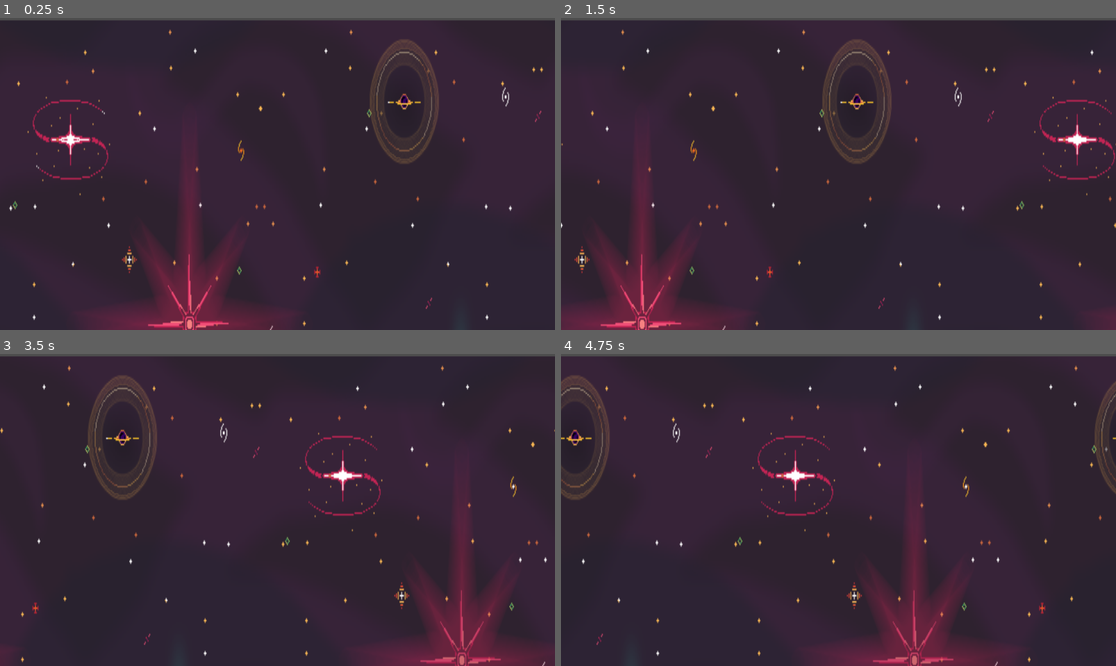
Above: before the commit, frames 1-4 (two rows, left to right).
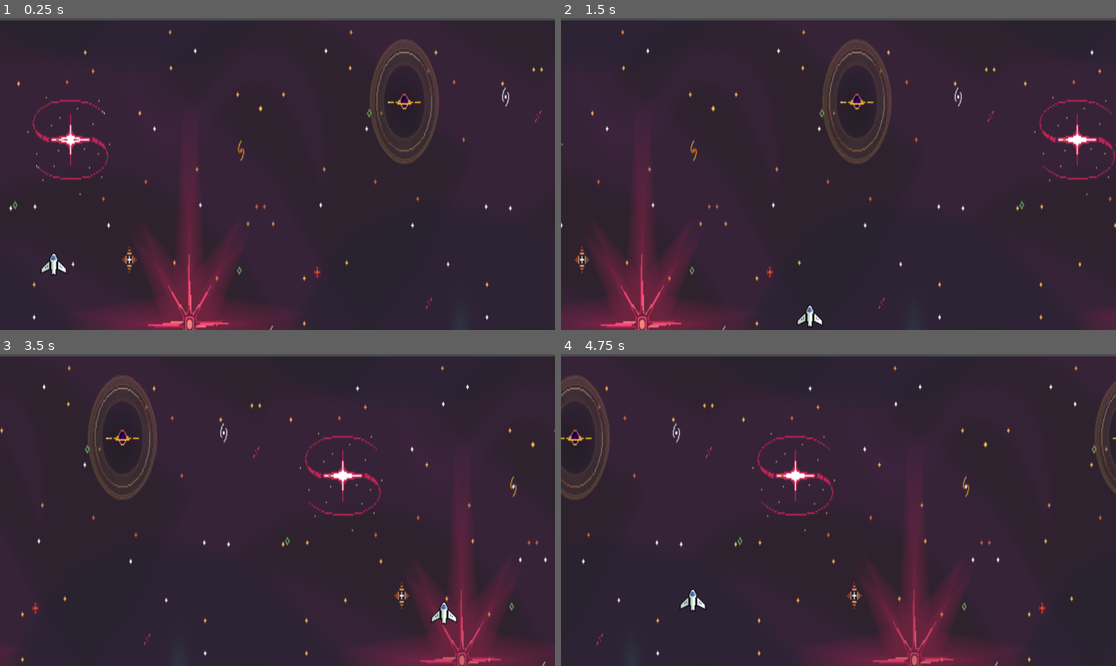
Above: after the commit, the same moments.

Repository: amantenoah/03-Shoot-EEm-Up
Game: Godot game, scene res://game_scene.tscn
Same seed, same stepped clock (60 frames per second), same inputs: the game is played once before the commit and once after it.
Inputs:
- Up to frame 1 (0.25 s): no input
- Up to frame 2 (1.5 s): hold D (right, bound only after the commit) 0.53-1.28 s; hold S (down, bound only after the commit) from 1.28 s (still down)
- Up to frame 3 (3.5 s): release S (down, bound only after the commit) at 2.03 s; hold D (right, bound only after the commit) 2.03-2.78 s; hold W (up, bound only after the commit) from 2.78 s (still down)
- Up to frame 4 (4.75 s): release W (up, bound only after the commit) at 3.53 s; hold A (left, bound only after the commit) from 3.53 s (still down)

The runs differ from the first frame. In frame 1, 0.1% of the frame differs, in the area x 7-13%, y 75-83%; in frame 2, 0.1%; in frame 3, 0.2%, in the area x 77-83%, y 79-87%; in frame 4, 0.2%.

Commit message:
add: player'

Diff:
--- a/shoot-em-up/game_scene.tscn
+++ b/shoot-em-up/game_scene.tscn
@@ -4,6 +4,10 @@
 [ext_resource type="Texture2D" uid="uid://btq1m4od34xcc" path="res://Assets/backgrounds/Foozle_2DS0015_Void_EnvironmentPack/Backgrounds/PNGs/Condesed/Starry background  - Layer 01 - Void.png" id="2_po0ka"]
 [ext_resource type="Texture2D" uid="uid://bxg758er88o6f" path="res://Assets/backgrounds/Foozle_2DS0015_Void_EnvironmentPack/Backgrounds/PNGs/Condesed/Starry background  - Layer 02 - Stars.png" id="3_mixcd"]
 [ext_resource type="Texture2D" uid="uid://d2oiuisdlb85b" path="res://Assets/backgrounds/Foozle_2DS0015_Void_EnvironmentPack/Backgrounds/PNGs/Condesed/Starry background  - Layer 03 - Stars.png" id="4_mj2jn"]
+[ext_resource type="Script" uid="uid://bdgnddmxbvgev" path="res://player.gd" id="5_kdryc"]
+[ext_resource type="Texture2D" uid="uid://caaa6elfh0eqe" path="res://Assets/Sprites/Main Ship - Base - Full health.png" id="5_mj2jn"]
+
+[sub_resource type="CapsuleShape2D" id="CapsuleShape2D_kdryc"]
 
 [node name="Game_Scene" type="Node2D" unique_id=422600435]
 
@@ -28,3 +32,13 @@
 [node name="Camera2D" type="Camera2D" parent="." unique_id=1321360086]
 position = Vector2(317, 180)
 zoom = Vector2(1.8, 1.8)
+
+[node name="Player" type="CharacterBody2D" parent="." unique_id=1125953295]
+position = Vector2(59, 284)
+script = ExtResource("5_kdryc")
+
+[node name="Sprite2D" type="Sprite2D" parent="Player" unique_id=1759398045]
+texture = ExtResource("5_mj2jn")
+
+[node name="CollisionShape2D" type="CollisionShape2D" parent="Player" unique_id=1308489159]
+shape = SubResource("CapsuleShape2D_kdryc")
--- /dev/null
+++ b/shoot-em-up/player.gd
@@ -0,0 +1,14 @@
+extends CharacterBody2D
+
+var move_input: Vector2
+const SPEED = 300.0
+
+
+func _physics_process(delta: float) -> void:
+	move_input = Input.get_vector("left","right","up",'down')
+	velocity = move_input * SPEED
+	# Get the input direction and handle the movement/deceleration.
+	# As good practice, you should replace UI actions with custom gameplay actions.
+
+
+	move_and_slide()
--- a/shoot-em-up/project.godot
+++ b/shoot-em-up/project.godot
@@ -15,6 +15,29 @@
 config/features=PackedStringArray("4.6", "Forward Plus")
 config/icon="res://icon.svg"
 
+[input]
+
+down={
+"deadzone": 0.2,
+"events": [Object(InputEventKey,"resource_local_to_scene":false,"resource_name":"","device":-1,"window_id":0,"alt_pressed":false,"shift_pressed":false,"ctrl_pressed":false,"meta_pressed":false,"pressed":false,"keycode":0,"physical_keycode":83,"key_label":0,"unicode":115,"location":0,"echo":false,"script":null)
+]
+}
+left={
+"deadzone": 0.2,
+"events": [Object(InputEventKey,"resource_local_to_scene":false,"resource_name":"","device":-1,"window_id":0,"alt_pressed":false,"shift_pressed":false,"ctrl_pressed":false,"meta_pressed":false,"pressed":false,"keycode":0,"physical_keycode":65,"key_label":0,"unicode":97,"location":0,"echo":false,"script":null)
+]
+}
+right={
+"deadzone": 0.2,
+"events": [Object(InputEventKey,"resource_local_to_scene":false,"resource_name":"","device":-1,"window_id":0,"alt_pressed":false,"shift_pressed":false,"ctrl_pressed":false,"meta_pressed":false,"pressed":false,"keycode":0,"physical_keycode":68,"key_label":0,"unicode":100,"location":0,"echo":false,"script":null)
+]
+}
+up={
+"deadzone": 0.2,
+"events": [Object(InputEventKey,"resource_local_to_scene":false,"resource_name":"","device":-1,"window_id":0,"alt_pressed":false,"shift_pressed":false,"ctrl_pressed":false,"meta_pressed":false,"pressed":false,"keycode":0,"physical_keycode":87,"key_label":0,"unicode":119,"location":0,"echo":false,"script":null)
+]
+}
+
 [physics]
 
 3d/physics_engine="Jolt Physics"
Not shown, added: shoot-em-up/player.gd.uid
